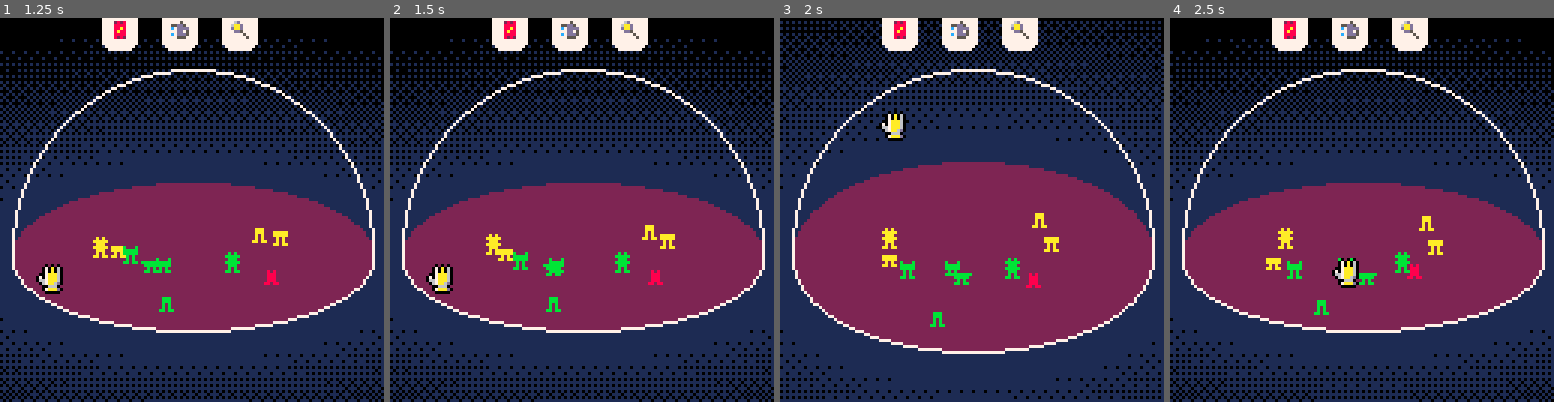
Above: before the commit, frames 1-4 (left to right).
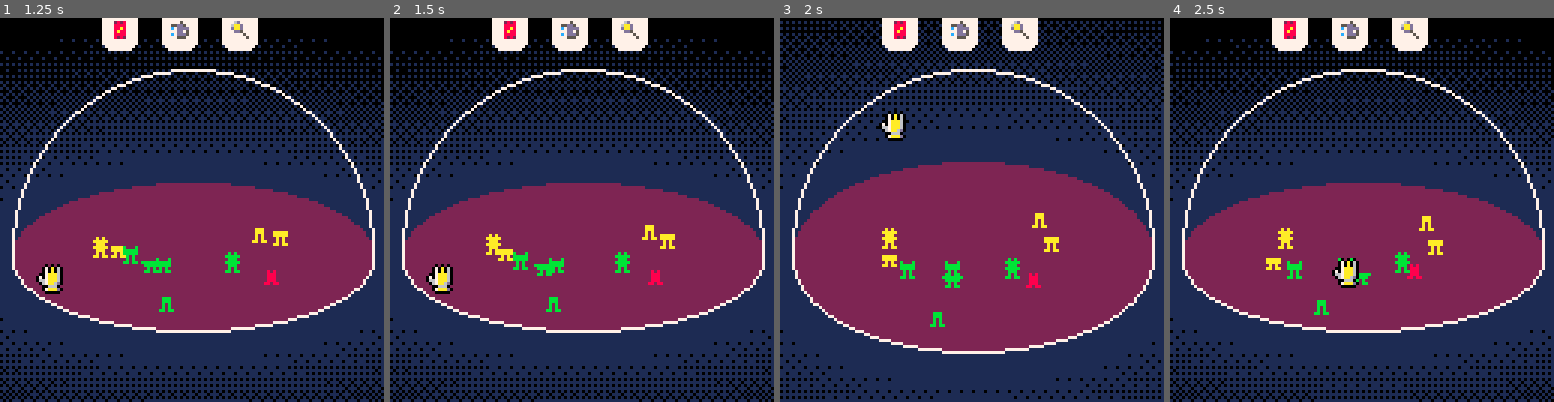
Above: after the commit, the same moments.

Repository: samuelhpratt/ggj2025
Game: PICO-8 cartridge game.p8
The game is run twice, just before and just after one commit, with the same random seed, the same clock (stepped at 60 frames per second) and the same inputs.
Inputs (mouse positions are in pixels of both pictures, inside the frame that each line leads up to):
- Up to frame 1 (1.25 s): click (280, 121) at 0.67 s; click (46, 267) at 1.22 s
- Up to frame 2 (1.5 s): no input
- Up to frame 3 (2 s): click (887, 114) at 1.77 s
- Up to frame 4 (2.5 s): click (1342, 259) at 2.32 s

Frame 1 is identical in both runs. In frame 2, less than 0.1% of the frame differs, in the area x 37-45%, y 64-68%; in frame 3, 0.1%, in the area x 42-50%, y 66-71%; in frame 4, less than 0.1%.

Commit message:
people dont clump, and able to get food at edge

Diff:
--- a/food.lua
+++ b/food.lua
@@ -9,7 +9,7 @@
         -- add specific update logic here
         for person in all(people) do
             -- simple distance check
-            if (person.x - self.x) * (person.x - self.x) + (person.y - self.y) * (person.y - self.y) < 9 then
+            if (person.x - self.x) * (person.x - self.x) + (person.y - self.y) * (person.y - self.y) < 25 then
                 person.happiness += 1
                 log(person.happiness)
                 del(objects, self)
--- a/people.lua
+++ b/people.lua
@@ -9,8 +9,7 @@
 }
 
 --animation helpers
-airborneHop = false
-pT = 0
+pT = 0 --person animation time
 
 --above the spawnPerson function so can be used
 function newWaypoint(person)
@@ -115,6 +114,23 @@
     return sqrt(dx ^ 2 + dy ^ 2)
 end
 
+--handling movement separately so can push people away from eachother
+function movePerson(person, dx, dy)
+    local impPower = 1
+    local impX = 0
+    local impY = 0
+
+    for other in all(people) do
+        -- simple distance check
+        if (other.x - person.x) * (other.x - person.x) + (other.y - person.y) * (other.y - person.y) < 9 then
+            impX = (other.x - person.x) * impPower
+            impY = (other.y - person.y) * impPower
+        end
+    end
+
+    person.dx = dx - impX
+    person.dy = dy - impY
+end
 
 function stateBasedMove(person)
 
@@ -152,6 +168,8 @@
         getFood(person)
         if thereIsFire then
             person.state = personStates.fleeFire
+        elseif not thereIsFood then
+            person.state = personStates.idle
         else
             --do nothing
         end
@@ -168,8 +186,9 @@
         newWaypoint(person)
     end
 
-    person.dx = -1 * (person.x - person.waypoint.x) * waypointForcePower
-    person.dy = -1 * (person.y - person.waypoint.y) * waypointForcePower
+    local dx = -1 * (person.x - person.waypoint.x) * waypointForcePower
+    local dy = -1 * (person.y - person.waypoint.y) * waypointForcePower
+    movePerson(person, dx, dy)
 end
 
 
@@ -191,14 +210,14 @@
             end
         end
 
-        person.dx = -1 * (person.x - closestFood.x) * foodForcePower
-        person.dy = -1 * (person.y - closestFood.y) * foodForcePower
+        local dx = -1 * (person.x - closestFood.x) * foodForcePower
+        local dy = -1 * (person.y - closestFood.y) * foodForcePower
+        movePerson(person, dx, dy)
     else
         --do nothing
     end
 
 end
-
 
 
 function fleeFire(person)
@@ -219,8 +238,9 @@
             end
         end
 
-        person.dx = 1 * (person.x - closestFire.x) * fireForcePower
-        person.dy = 1 * (person.y - closestFire.y) * fireForcePower
+        local dx = 1 * (person.x - closestFire.x) * fireForcePower
+        local dy = 1 * (person.y - closestFire.y) * fireForcePower
+        movePerson(person, dx, dy)
     else
         --do nothing
     end
